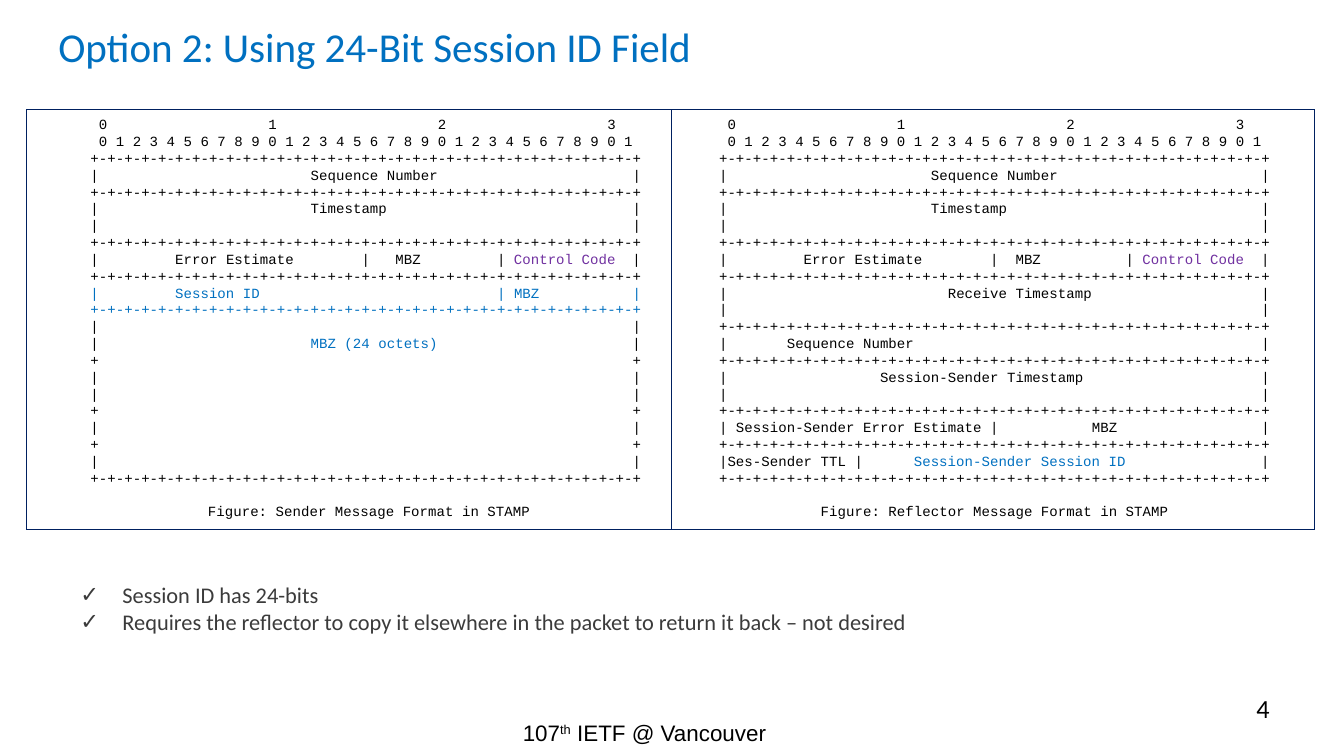
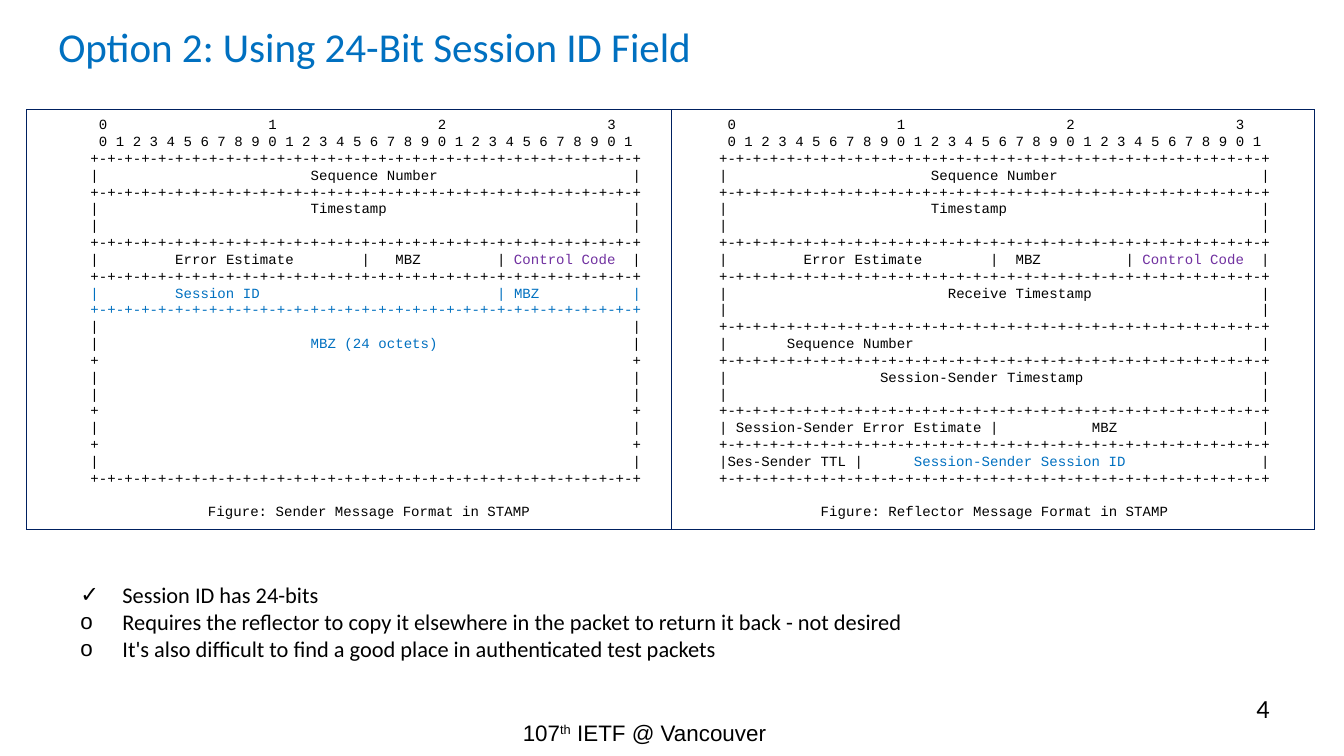
Before and after one commit to rakgandhi/ietf-public, a slide deck: slide 4 of ietf-stamp-session-id-rev1.pptx. Drawn at 1344x756 pixels with LibreOffice and Linux fonts; fonts in the diff are those of the drawing. Boxes give left, top, right and bottom in pixels: in the first picture for what was removed or moved away, otherwise in the second. Text is boxed around its words. In the diff, an @@ line names an element or a change of style, - is before the commit and + after.

```diff
--- a/ietf-stamp-session-id-rev1.pptx
+++ b/ietf-stamp-session-id-rev1.pptx
@@ text at [122, 587, 319, 603]: text colour #3B3B3B to #000000 in "Session ID has 24-bits" @@
@@ text at [122, 614, 901, 661]: text changed; text colour #3B3B3B to #000000 @@
-✓ Requires the reflector to copy it elsewhere in the packet to return it back – not desired
+o Requires the reflector to copy it elsewhere in the packet to return it back - not desired
+o It's also difficult to find a good place in authenticated test packets
```
Also in this commit, not shown: 5 other slides changed.
